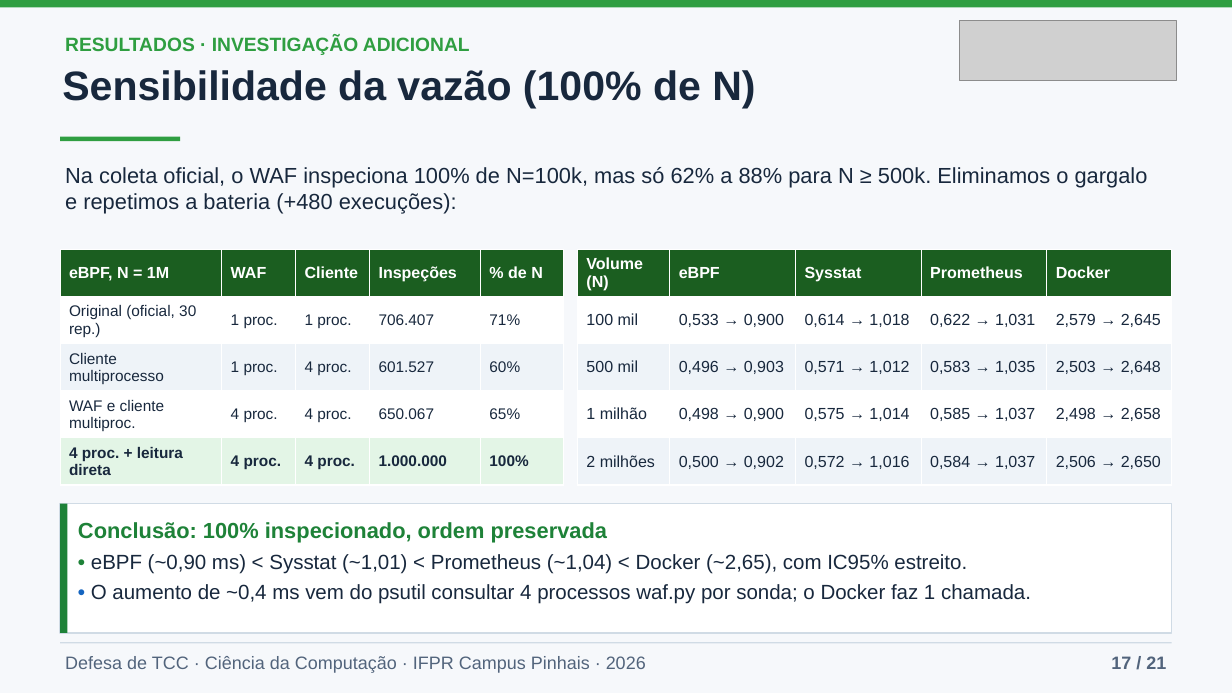
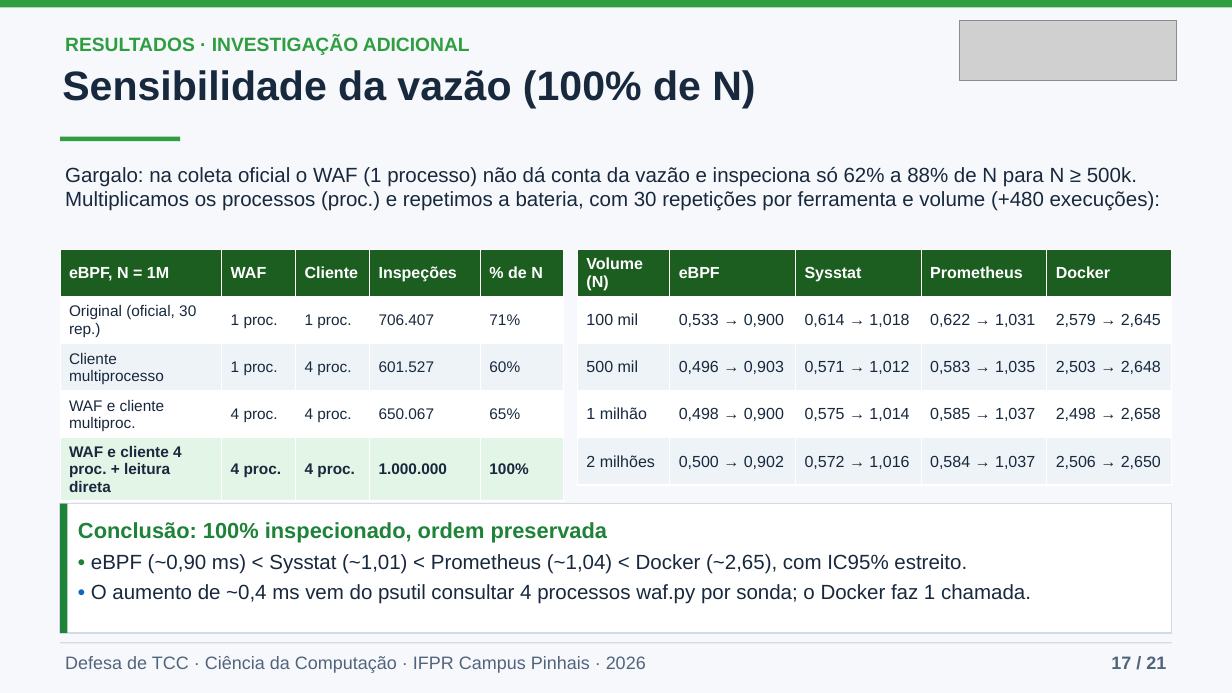
Before and after one commit to joaopedroplinta/vnf-monitoring-benchmark, a slide deck: slide 17 of docs/apresentacao/apresentacao_tcc.pptx. Drawn at 1232x693 pixels with LibreOffice and Linux fonts; fonts in the diff are those of the drawing; grey boxes stand for pictures. Boxes give left, top, right and bottom in pixels: in the first picture for what was removed or moved away, otherwise in the second. Text is boxed around its words. In the diff, an @@ line names an element or a change of style, - is before the commit and + after.

```diff
--- a/docs/apresentacao/apresentacao_tcc.pptx
+++ b/docs/apresentacao/apresentacao_tcc.pptx
@@ text at bbox=[65, 167, 1160, 211]: text changed; size 17 to 16 pt @@
-Na coleta oficial, o WAF inspeciona 100% de N=100k, mas só 62% a 88% para N ≥ 500k. Eliminamos o gargalo e repetimos a bateria (+480 execuções):
+Gargalo: na coleta oficial o WAF (1 processo) não dá conta da vazão e inspeciona só 62% a 88% de N para N ≥ 500k. Multiplicamos os processos (proc.) e repetimos a bateria, com 30 repetições por ferramenta e volume (+480 execuções):
@@ table at bbox=[60, 250, 564, 496] @@
-row 5, column 1: 4 proc. + leitura direta
+row 5, column 1: WAF e cliente 4 proc. + leitura direta
```
Also in this commit, not shown: 6 other slides changed, 3 other files.
